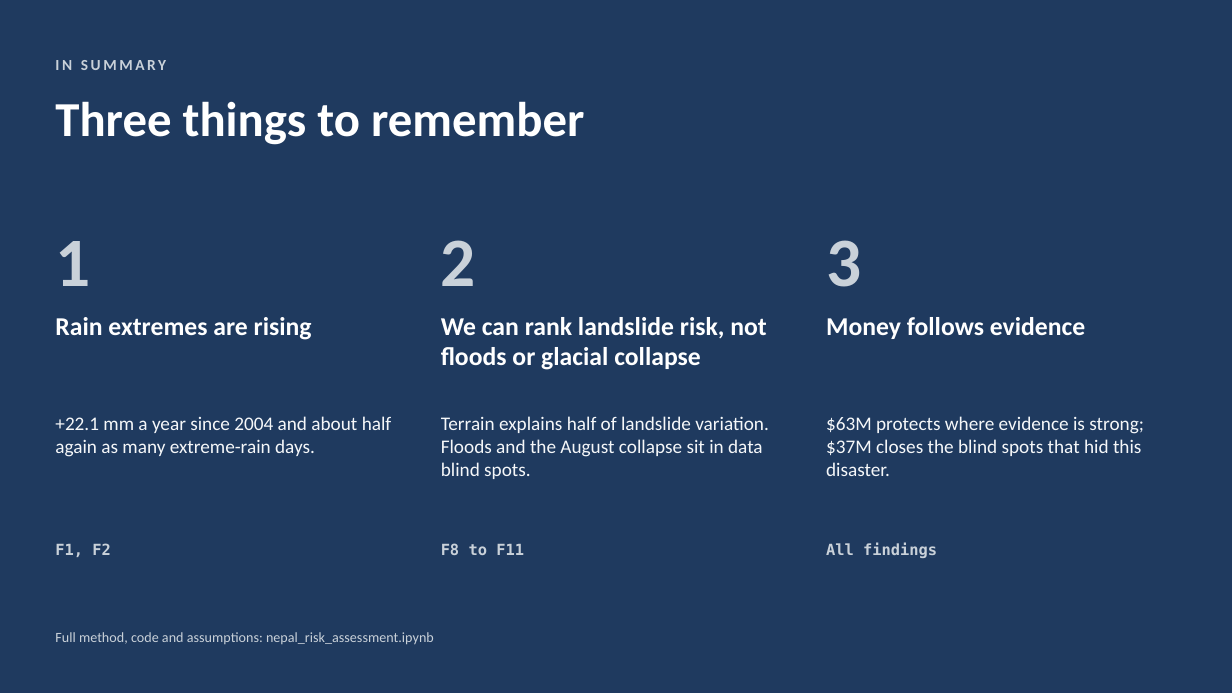
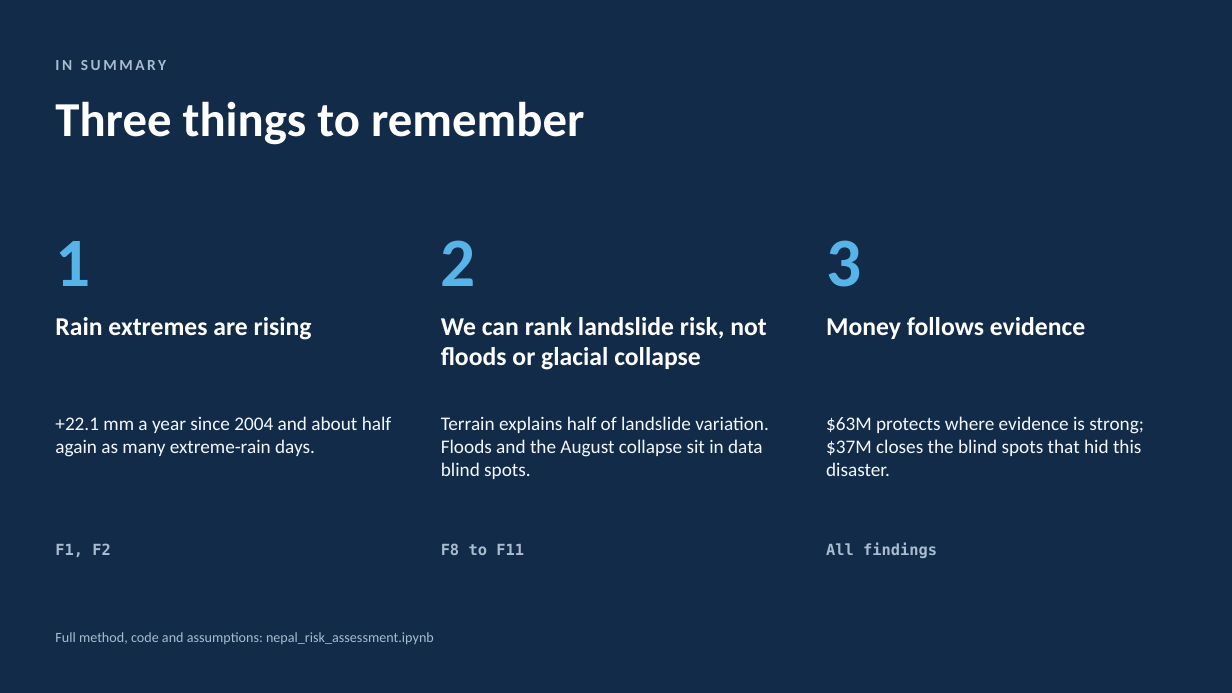
Before and after one commit to CodeWithDonKay/nepal-climate-risk, a slide deck: slide 17 of Nepal_Climate_Risk_Deck.pptx. Drawn at 1232x693 pixels with LibreOffice and Linux fonts; fonts in the diff are those of the drawing. Boxes give left, top, right and bottom in pixels: in the first picture for what was removed or moved away, otherwise in the second. Text is boxed around its words. In the diff, an @@ line names an element or a change of style, - is before the commit and + after.

Commit message:
Restyle slide deck to the Intelligence Platform design

```diff
--- a/Nepal_Climate_Risk_Deck.pptx
+++ b/Nepal_Climate_Risk_Deck.pptx
@@ background #1F3A5F to #112B49 @@
@@ text colour #C9D1D9 to #56B4E9 in 3 elements at bbox=[55, 241, 90, 286], bbox=[441, 240, 476, 286], bbox=[826, 240, 861, 287] @@
@@ text colour #F5F7F9 to #F4F7FB in 3 elements at bbox=[55, 416, 392, 457], bbox=[441, 416, 769, 479], bbox=[826, 416, 1144, 476] @@
@@ text colour #C9D1D9 to #A9BCD0 in 5 elements at bbox=[55, 60, 166, 70], bbox=[55, 543, 111, 557], bbox=[441, 543, 524, 555], bbox=[826, 543, 937, 558], bbox=[55, 632, 434, 644] @@
```
Also in this commit, not shown: 17 other slides changed, 1 other file.
